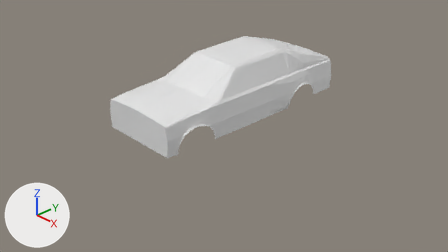
An edit to the Blender file audi.blend, drawn before and after from the same camera.
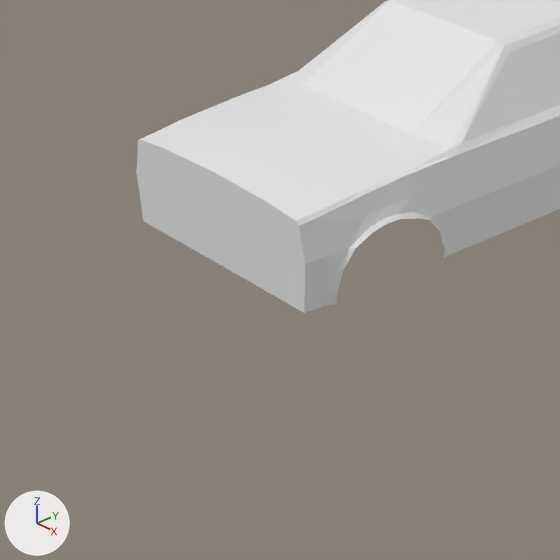
Each version is shown from the file's camera 'Camera', then close up on the part from 14% to 57% of the width and 21% to 96% of the height. Lighting does not change. The marker at lower left points along +X, +Y and +Z.
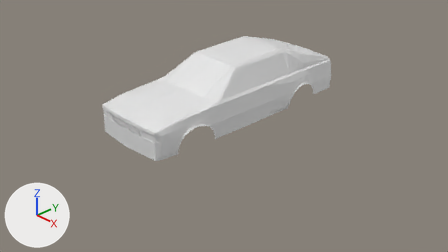
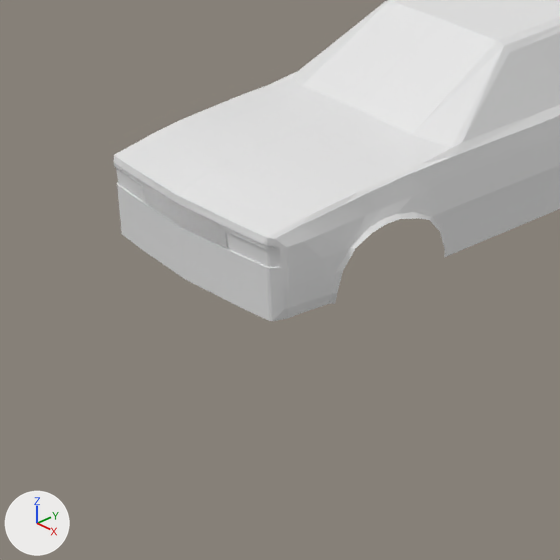
Boxes [x1, y1, x2, y2] around the edits, measured in the close-ups (560 x 560 px):
'Cube', reshaped
    before: [136, 0, 560, 313]
    after: [114, 0, 560, 321]
'air vent', added
    after: [114, 164, 280, 267]
'headlight', added
    after: [116, 168, 276, 267]
part 1 of me_cube, built on
    before: [136, 133, 349, 313]
    after: [114, 133, 349, 321]

Diff of the bpy script that builds the scene:
```diff
--- a/audi.blend.py
+++ b/audi.blend.py
@@ me_cube @@
 # used by ob_cube; location = (0.0, 0.0, 0.0)
-me_cube.from_pydata(...)  # 244 vertices, 205 faces; spans x 0.0..0.85, y -1.87..2.03, z 0.29..1.32
+me_cube.from_pydata(...)  # 282 vertices, 235 faces; spans x 0.0..0.85, y -2.12..2.03, z 0.29..1.32
+# me_cube part 1
+# 8 vertices are removed from x 0.0..0.73, y -1.87, z 0.29..0.71
+# 18 faces are deleted
+# 3 vertices in x 0.46..0.7, y -1.87, z 0.81..0.83 move by (0.0, 0.0, -0.01)
+# 18 vertices move from x 0.0..0.78, y -1.87..-1.69, z 0.29..0.71 to x 0.0..0.77, y -2.12..-1.69, z 0.29..0.79
+# 46 vertices are added at x 0.0..0.75, y -2.11..-1.87, z 0.29..0.76
+# 48 new faces join them
 me_cube.materials.append(mat_material)
@@ me_cube_003 @@
+me_cube_003.from_pydata(...)  # 56 vertices, 35 faces; spans x 0.378..0.707, y -2.079..-2.016, z 0.599..0.696
+me_cube_003.materials.append(mat_material)  # white #e7e7e7
@@ me_cube_002 @@
+me_cube_002.from_pydata(...)  # 212 vertices, 169 faces; spans x 0.0..0.724, y -2.114..-1.994, z 0.599..0.737
+me_cube_002.materials.append(mat_material)  # white #e7e7e7
@@ ob_headlight @@
+ob_headlight = bpy.data.objects.new('headlight', me_cube_003)
+ob_headlight.location = (0.0, 0.0, 0.0)
+_m = ob_headlight.modifiers.new('Mirror', 'MIRROR')
@@ ob_air_vent @@
+ob_air_vent = bpy.data.objects.new('air vent', me_cube_002)
+ob_air_vent.location = (0.0, 0.0, 0.0)
+_m = ob_air_vent.modifiers.new('Mirror', 'MIRROR')
```
